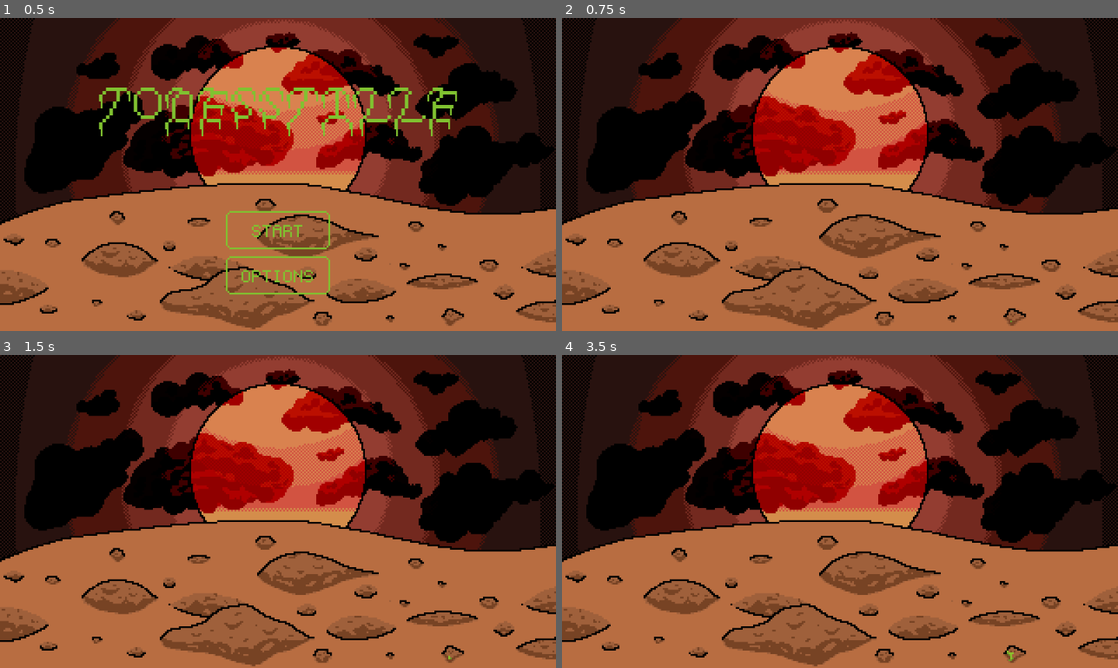
Above: before the commit, frames 1-4 (two rows, left to right).
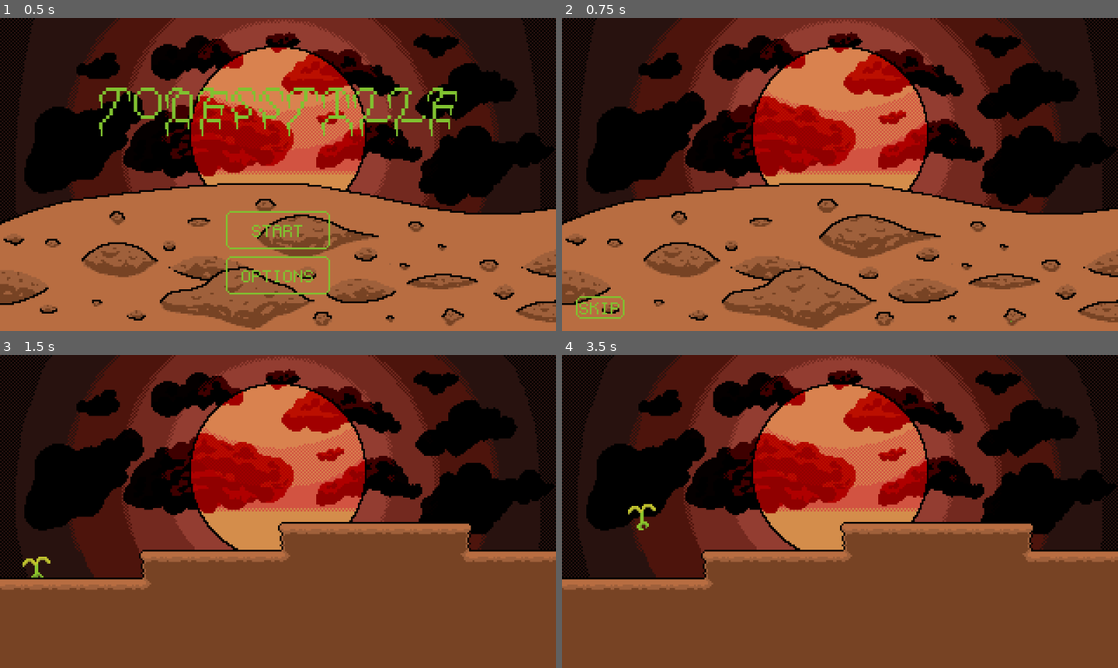
Above: after the commit, the same moments.

Repository: SuperTuxii/Todesstille
Game: Godot game, scene res://scenes/main.tscn
The game is run twice, just before and just after one commit, with the same random seed, the same clock (stepped at 60 frames per second) and the same inputs.
Inputs (mouse positions are in pixels of both pictures, inside the frame that each line leads up to):
- Up to frame 1 (0.5 s): no input
- Up to frame 2 (0.75 s): click "START" at 0.5 s
- Up to frame 3 (1.5 s): click (38, 642) at 1.25 s, where only the run after the commit has a clickable "SKIP"
- Up to frame 4 (3.5 s): tap Enter at 2 s; move the mouse to (962, 495) at 2.02 s; hold Right (right) from 2.03 s (still down); tap W (up) at 2.1, 2.27, 2.57, 3.02, 3.05, 3.32 s; tap Space at 2.75 s; move the mouse to (728, 527) at 2.77 s; tap Alt at 2.85 s

Frame 1 is identical in both runs. In frame 2, 0.3% of the frame differs, in the area x 2-12%, y 88-97%; in frame 3, 39%; in frame 4, 39%, in the area x 0-100%, y 0-100%.

Commit message:
Not a lot of change just some general code for the level, player, etc. Added a skip button for the animation at the start. I also tried to animate the camera while that animation plays, but it didn't really work how I imagined it.

Diff:
--- a/project.godot
+++ b/project.godot
@@ -21,11 +21,12 @@
 window/size/viewport_height=180
 window/size/mode=2
 window/stretch/mode="canvas_items"
+window/stretch/scale_mode="integer"
 
 [editor]
 
 movie_writer/ogv/encoding_speed=3
-movie_writer/movie_file="/home/tobias/Downloads/video.avi"
+movie_writer/movie_file="/home/supertuxi/Downloads/video.avi"
 
 [editor_plugins]
 
--- a/scenes/main.tscn
+++ b/scenes/main.tscn
@@ -275,6 +275,20 @@
 "speed": 4.0
 }]
 
+[sub_resource type="Shader" id="Shader_xhfw6"]
+code = "shader_type canvas_item;
+render_mode unshaded;
+
+uniform vec4 color : source_color = vec4(1.0);
+
+void fragment() {
+	COLOR *= color;
+}"
+
+[sub_resource type="ShaderMaterial" id="ShaderMaterial_152kg"]
+shader = SubResource("Shader_xhfw6")
+shader_parameter/color = Color(0.5019608, 0.7607843, 0.1882353, 1)
+
 [node name="Main" type="Control"]
 texture_filter = 1
 layout_mode = 3
@@ -359,5 +373,23 @@
 [node name="Camera2D" type="Camera2D" parent="."]
 offset = Vector2(160, 90)
 
+[node name="SkipButton" parent="." instance=ExtResource("4_1epgm")]
+visible = false
+material = SubResource("ShaderMaterial_152kg")
+custom_minimum_size = Vector2(28, 13)
+layout_mode = 1
+anchors_preset = -1
+anchor_left = 0.025
+anchor_top = 0.925
+anchor_right = 0.025
+anchor_bottom = 0.925
+grow_vertical = 0
+text = "SKIP"
+margin = Vector2(4, 1)
+color = Color(0.5019608, 0.7607843, 0.1882353, 1)
+hover_color = Color(0.5882353, 0.78039217, 0.34901962, 1)
+pressed_color = Color(0.36862746, 0.6, 0.08235294, 1)
+
 [connection signal="pressed" from="TitleScreen/Buttons/StartButton" to="." method="_on_start_button_pressed"]
 [connection signal="animation_finished" from="StartAnimation" to="." method="_on_start_animation_animation_finished"]
+[connection signal="pressed" from="SkipButton" to="." method="_on_skip_button_pressed"]
--- /dev/null
+++ b/scenes/player.tscn
@@ -0,0 +1,72 @@
+[gd_scene load_steps=11 format=3 uid="uid://bawsc4xmp0vd8"]
+
+[ext_resource type="Texture2D" uid="uid://bd6wvnxccjoep" path="res://assets/textures/player/standup0000.png" id="1_smehm"]
+[ext_resource type="Script" uid="uid://clvkmrxecum6o" path="res://scripts/player.gd" id="1_ur7pv"]
+[ext_resource type="Texture2D" uid="uid://bl318dnbk7rjh" path="res://assets/textures/player/standup0001.png" id="2_ur7pv"]
+[ext_resource type="Texture2D" uid="uid://c82ic7sle52ij" path="res://assets/textures/player/standup0002.png" id="3_y4r1p"]
+[ext_resource type="Texture2D" uid="uid://bj7o446etbbt1" path="res://assets/textures/player/standup0003.png" id="4_d2wvv"]
+[ext_resource type="Texture2D" uid="uid://cq8qjogn7gw36" path="res://assets/textures/player/walk0000.png" id="5_3v2ag"]
+[ext_resource type="Texture2D" uid="uid://c206cjpf8ud5n" path="res://assets/textures/player/walk0001.png" id="6_jej6c"]
+[ext_resource type="Texture2D" uid="uid://b47eh1dk3q7r2" path="res://assets/textures/player/walk0002.png" id="7_f1ej7"]
+[ext_resource type="Texture2D" uid="uid://dl02x7baana78" path="res://assets/textures/player/walk0003.png" id="8_oprun"]
+
+[sub_resource type="SpriteFrames" id="SpriteFrames_2q6dc"]
+animations = [{
+"frames": [{
+"duration": 1.0,
+"texture": ExtResource("5_3v2ag")
+}],
+"loop": true,
+"name": &"idle",
+"speed": 5.0
+}, {
+"frames": [{
+"duration": 1.0,
+"texture": ExtResource("1_smehm")
+}, {
+"duration": 1.0,
+"texture": ExtResource("2_ur7pv")
+}, {
+"duration": 1.0,
+"texture": ExtResource("3_y4r1p")
+}, {
+"duration": 1.0,
+"texture": ExtResource("4_d2wvv")
+}],
+"loop": false,
+"name": &"standup",
+"speed": 2.0
+}, {
+"frames": [{
+"duration": 1.0,
+"texture": ExtResource("5_3v2ag")
+}, {
+"duration": 2.0,
+"texture": ExtResource("6_jej6c")
+}, {
+"duration": 1.0,
+"texture": ExtResource("7_f1ej7")
+}, {
+"duration": 2.0,
+"texture": ExtResource("8_oprun")
+}],
+"loop": true,
+"name": &"walk",
+"speed": 15.0
+}]
+
+[node name="Player" type="CharacterBody2D"]
+texture_filter = 1
+script = ExtResource("1_ur7pv")
+
+[node name="CollisionShape2D" type="CollisionPolygon2D" parent="."]
+position = Vector2(8, 8)
+polygon = PackedVector2Array(-8, -8, 8, -8, 8, -3, 6, 8, -5, 8, -8, -1)
+
+[node name="Texture" type="AnimatedSprite2D" parent="."]
+position = Vector2(8, 8)
+sprite_frames = SubResource("SpriteFrames_2q6dc")
+animation = &"standup"
+autoplay = "idle"
+
+[connection signal="animation_finished" from="Texture" to="." method="_on_texture_animation_finished"]
--- /dev/null
+++ b/scripts/level.gd
@@ -0,0 +1,7 @@
+class_name Level extends Node2D
+
+@onready
+var player: Player = $Player
+
+func _ready() -> void:
+	player.standup()
--- a/scripts/main.gd
+++ b/scripts/main.gd
@@ -3,10 +3,18 @@
 func _on_start_button_pressed() -> void:
 	$TitleScreen.hide()
 	$StartAnimation.show()
+	$SkipButton.show()
 	$StartAnimation.play()
 
 func _on_options_button_pressed() -> void:
 	pass # TODO: Add Options
 
 func _on_start_animation_animation_finished() -> void:
-	get_tree().change_scene_to_file("res://scenes/level.tscn")
+	get_tree().create_timer(1).timeout.connect(change_scene)
+
+func _on_skip_button_pressed() -> void:
+	change_scene()
+
+func change_scene() -> void:
+	if get_tree().current_scene is not Level:
+		get_tree().change_scene_to_file("res://scenes/level.tscn")
--- /dev/null
+++ b/scripts/player.gd
@@ -0,0 +1,39 @@
+class_name Player extends CharacterBody2D
+
+@onready
+var texture: AnimatedSprite2D = $Texture
+
+const SPEED = 150.0
+const JUMP_VELOCITY = -350.0
+
+
+func standup() -> void:
+	texture.play("standup")
+
+func _physics_process(delta: float) -> void:
+	if not is_zero_approx(velocity.x):
+		texture.play("walk")
+	elif texture.animation != "standup":
+		texture.play("idle")
+
+	# Add the gravity.
+	if not is_on_floor():
+		velocity += get_gravity() * delta
+
+	if texture.animation != "standup":
+		# Handle jump.
+		if Input.is_action_just_pressed("up") and is_on_floor():
+			velocity.y = JUMP_VELOCITY
+
+		# Get the input direction and handle the movement/deceleration.
+		var direction := Input.get_axis("left", "right")
+		if direction:
+			velocity.x = direction * SPEED
+		else:
+			velocity.x = move_toward(velocity.x, 0, SPEED)
+
+	move_and_slide()
+
+func _on_texture_animation_finished() -> void:
+	if texture.animation == "standup":
+		texture.play("idle")
Binary file added: assets/textures/background.png
Not shown, added: assets/textures/background.png.import
Binary file added: assets/textures/tilesheet.png
Not shown, added: assets/textures/tilesheet.png.import
Not shown: 1 places in scenes/main.tscn that only renumber resources
Not shown, added: scripts/level.gd.uid
Not shown, added: scripts/player.gd.uid
Not shown, added: assets/textures/background.kra
Not shown, added: assets/textures/background.kra~
Not shown, changed: assets/textures/tilesheet.kra
Not shown, changed: assets/textures/tilesheet.kra~
Not shown, added: assets/textures/tilesheet.png~
